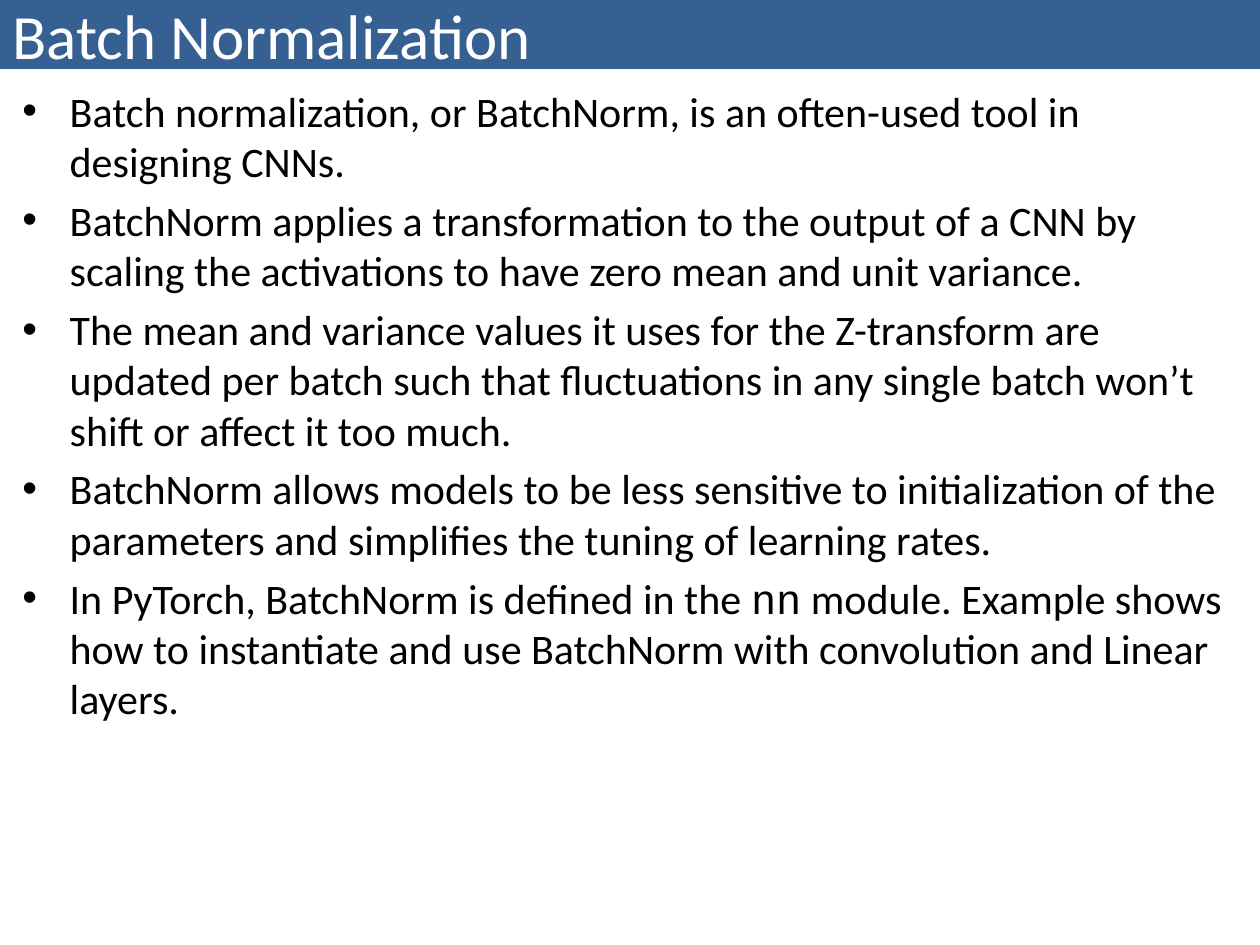
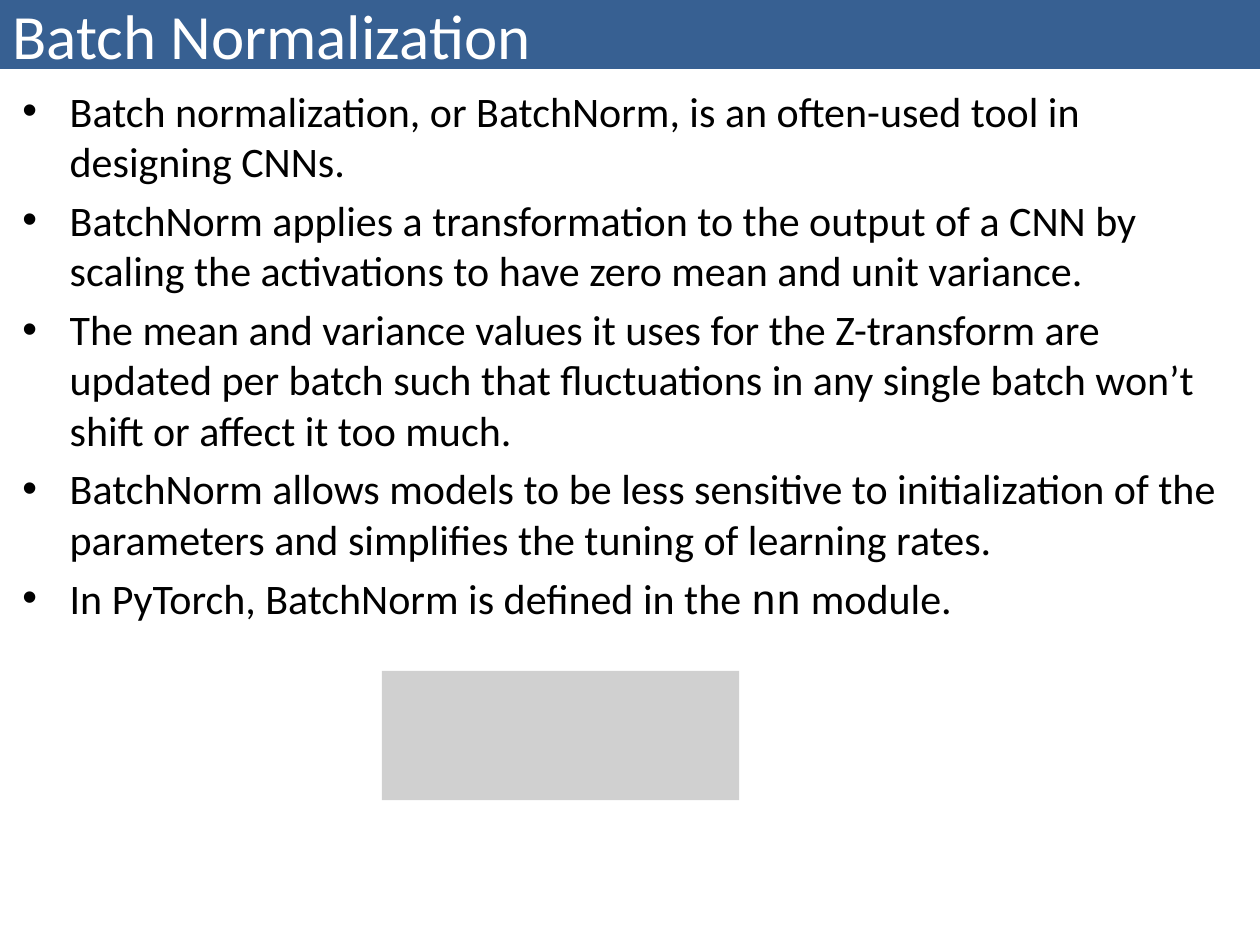
Before and after one commit to bzitko/nlp_repo, a slide deck: slide 28 of slides/nlp p03 feed forward networks/nlp p03.4 convolutional neural network.pptx. Drawn at 1260x945 pixels with LibreOffice and Linux fonts; fonts in the diff are those of the drawing; grey boxes stand for pictures. Boxes give left, top, right and bottom in pixels: in the first picture for what was removed or moved away, otherwise in the second. Text is boxed around its words. In the diff, an @@ line names an element or a change of style, - is before the commit and + after.

Commit message:
03 Convolutions (hopefully) done!

```diff
--- a/slides/nlp p03 feed forward networks/nlp p03.4 convolutional neural network.pptx
+++ b/slides/nlp p03 feed forward networks/nlp p03.4 convolutional neural network.pptx
@@ text at (70,584,952,621): text changed @@
-• In PyTorch, BatchNorm is defined in the nn module. Example shows how to instantiate and use BatchNorm with convolution and Linear layers.
+• In PyTorch, BatchNorm is defined in the nn module.
@@ picture added at (382,670,738,800) @@
```
Also in this commit, not shown: 7 other files.
